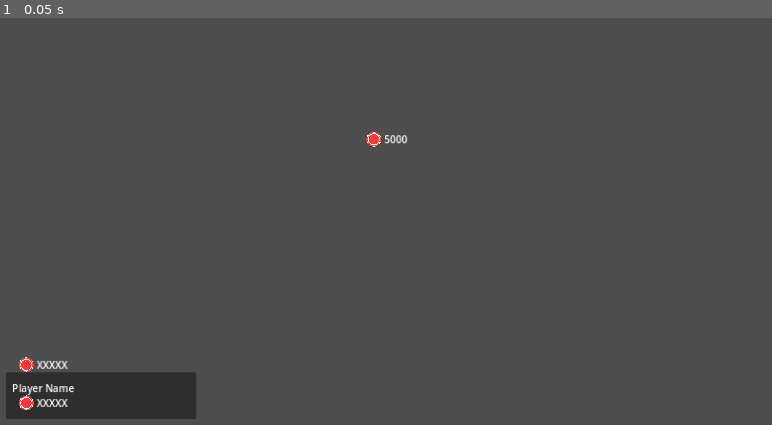
Above: before the commit, frame 1.
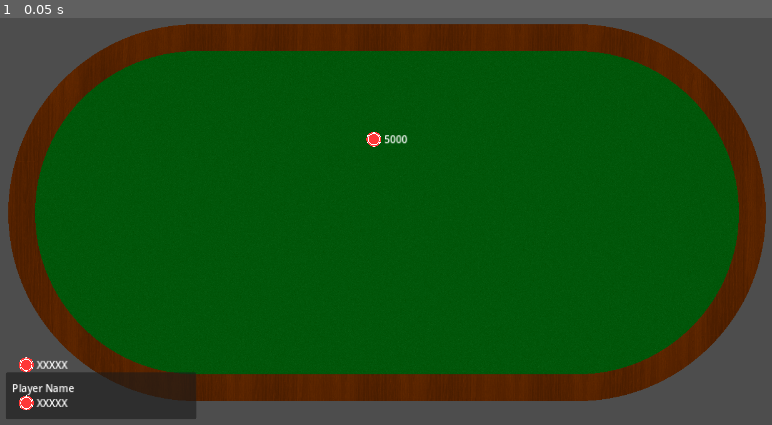
Above: after the commit, the same moment.

Repository: rwilson02/Poker-Party
Game: Godot game, scene res://scenes/Gameplay.tscn
The game is run twice, just before and just after one commit, with the same random seed, the same clock (stepped at 60 frames per second) and the same inputs. This scene is started directly instead of the project's main scene.
Inputs:
- Up to frame 1 (0.05 s): no input

The runs differ from the first frame. In frame 1, 81% of the frame differs, in the area x 1-100%, y 1-95%.

Commit message:
audiovisual improvements

Diff:
--- a/scenes/Gameplay.tscn
+++ b/scenes/Gameplay.tscn
@@ -1,13 +1,15 @@
-[gd_scene load_steps=10 format=3 uid="uid://bdhun1e2i03cn"]
+[gd_scene load_steps=12 format=3 uid="uid://bdhun1e2i03cn"]
 
 [ext_resource type="Script" path="res://scripts/gameplay/gameplay_main.gd" id="1_glytd"]
 [ext_resource type="Script" path="res://scripts/gameplay/gameplay_display.gd" id="2_lvqcw"]
+[ext_resource type="Texture2D" uid="uid://d060cb4eiywnv" path="res://textures/table.png" id="3_e3pou"]
 [ext_resource type="Script" path="res://scripts/gameplay/gameplay_betting.gd" id="3_xwsyi"]
 [ext_resource type="PackedScene" uid="uid://cnd6j21isfrjj" path="res://scenes/ui/scorebug.tscn" id="4_otush"]
 [ext_resource type="Texture2D" uid="uid://d1vdkbk325lco" path="res://textures/ico_chips.png" id="4_rxcjr"]
 [ext_resource type="PackedScene" uid="uid://cl1k1vjj8jeil" path="res://scenes/ui/betting_bar.tscn" id="5_nnckb"]
 [ext_resource type="PackedScene" uid="uid://br8kujy37icgm" path="res://scenes/ui/rule_change_menu.tscn" id="6_5hbob"]
 [ext_resource type="Script" path="res://scripts/ui/menu_manager.gd" id="6_jl3ny"]
+[ext_resource type="AudioStream" uid="uid://b63l3kd6711y2" path="res://audio/sfx/chips shuffle.mp3" id="6_oplt0"]
 
 [sub_resource type="StyleBoxFlat" id="StyleBoxFlat_dp35u"]
 bg_color = Color(0.27451, 0.145098, 0.145098, 1)
@@ -22,7 +24,21 @@
 [node name="Display" type="Node" parent="."]
 script = ExtResource("2_lvqcw")
 
+[node name="Table" type="TextureRect" parent="Display"]
+modulate = Color(0.678431, 0.678431, 0.678431, 1)
+anchors_preset = 15
+anchor_right = 1.0
+anchor_bottom = 1.0
+grow_horizontal = 2
+grow_vertical = 2
+texture = ExtResource("3_e3pou")
+expand_mode = 2
+
+[node name="AudioStreamPlayer" type="AudioStreamPlayer" parent="Display"]
+stream = ExtResource("6_oplt0")
+
 [node name="Scorebug" parent="Display" instance=ExtResource("4_otush")]
+show_behind_parent = true
 
 [node name="CommCards" type="HBoxContainer" parent="Display"]
 anchors_preset = 8
--- a/scripts/gameplay/gameplay_display.gd
+++ b/scripts/gameplay/gameplay_display.gd
@@ -7,6 +7,7 @@
 @onready var change_icons = $ChangeIcons
 @onready var showdown_panel = $ShowdownPanel
 @onready var chip_zoom = $ChipZoom
+@onready var sfxer = $AudioStreamPlayer
 
 const CHIP_TEMPLATE = "[img=24]res://textures/ico_chips.png[/img] %d"
 const UI_CARD = preload("res://scenes/ui/ui_card.tscn")
@@ -164,5 +165,6 @@
 	var tween = chip_zoom.create_tween()
 	tween.tween_property(chip_zoom, "position", location_pair[1], 0.5)\
 		.set_ease(Tween.EASE_IN).set_trans(Tween.TRANS_CUBIC)
+	sfxer.play()
 	await tween.finished
 	chip_zoom.visible = false
Not shown, added: audio/sfx/chips shuffle.mp3.import
Binary file added: textures/table.png
Not shown, added: textures/table.png.import
Not shown, added: audio/sfx/chips shuffle.mp3
